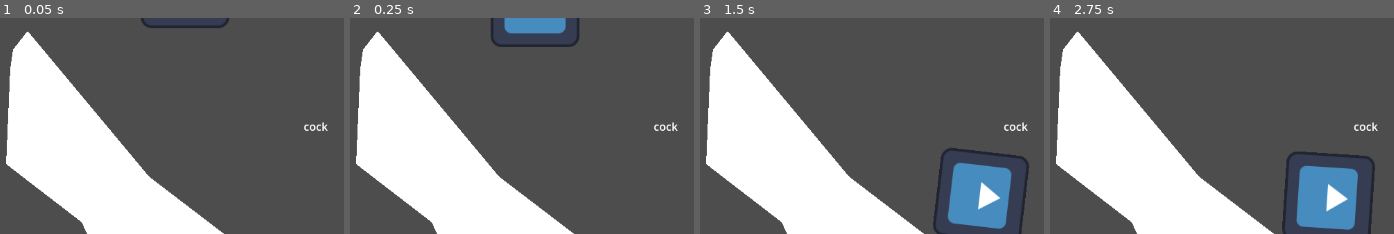
Above: before the commit, frames 1-4 (left to right).
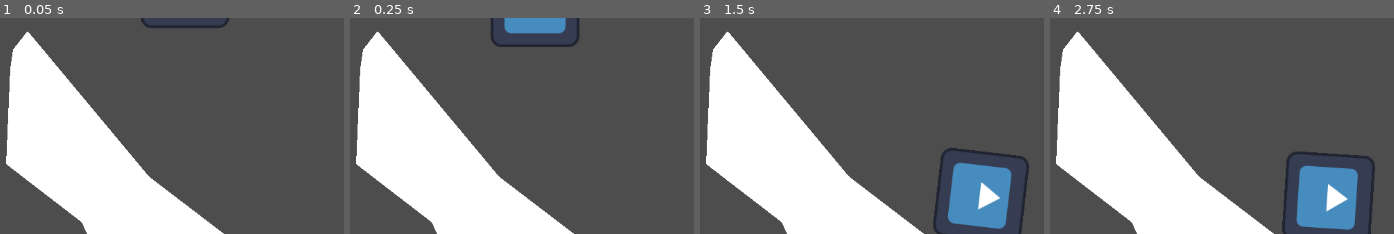
Above: after the commit, the same moments.

Repository: Hoatzinn/godottest
Game: Godot game, scene res://main_scene.tscn
Two runs of this game, one before a commit and one after it. Both use one fixed random seed, a clock stepped at 60 frames per second and the inputs below. The engine's default icon, where the game draws it, is replaced by a stand-in: a white triangle on a blue panel in a dark square.
Inputs:
- Up to frame 1 (0.05 s): no input
- Up to frame 2 (0.25 s): no input
- Up to frame 3 (1.5 s): no input
- Up to frame 4 (2.75 s): tap Enter at 2 s
The pictures show only the part of the screen within x 0-50%, y 20-70%; the shares and areas given below are measured in that part.

The runs differ from the first frame. In frame 1, 0.1% of the frame differs, in the area x 88-96%, y 48-53%; in frame 2, 0.1%; in frame 3, 0.1%; in frame 4, 0.1%.

Commit message:
Remove some inappropriate text

Diff:
--- a/main_scene.tscn
+++ b/main_scene.tscn
@@ -3,13 +3,6 @@
 [ext_resource type="PackedScene" uid="uid://ckw2ijlt7chnj" path="res://ball.tscn" id="1_6obq7"]
 
 [node name="MainScene" type="Node2D"]
-
-[node name="Label" type="Label" parent="."]
-offset_left = 569.0
-offset_top = 292.0
-offset_right = 609.0
-offset_bottom = 315.0
-text = "cock"
 
 [node name="StaticBody2D" type="StaticBody2D" parent="."]
 position = Vector2(225, 99)
